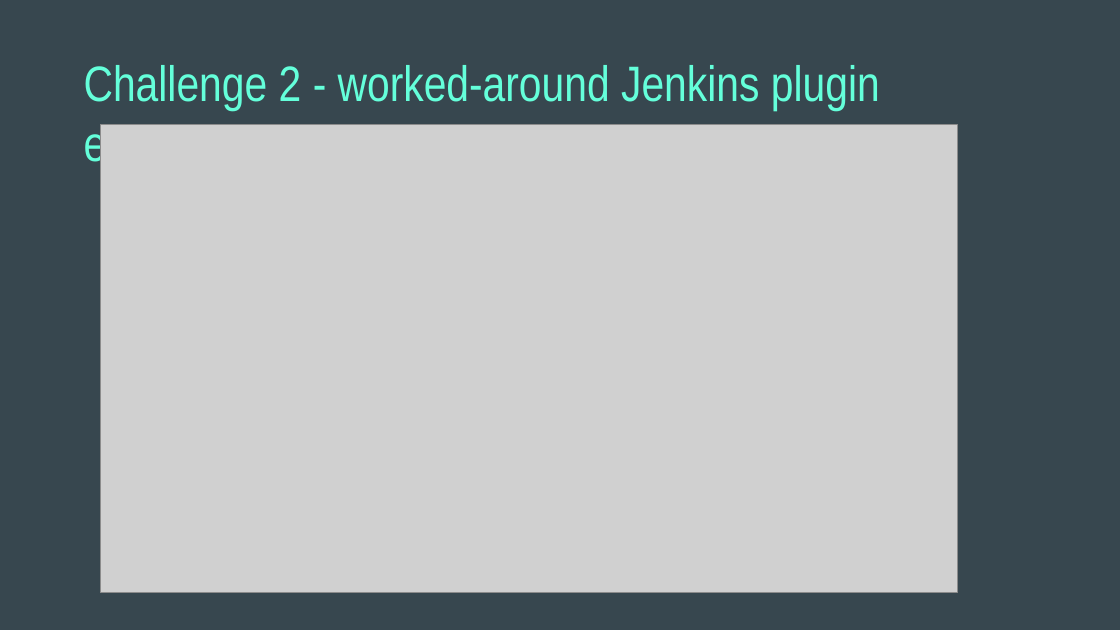
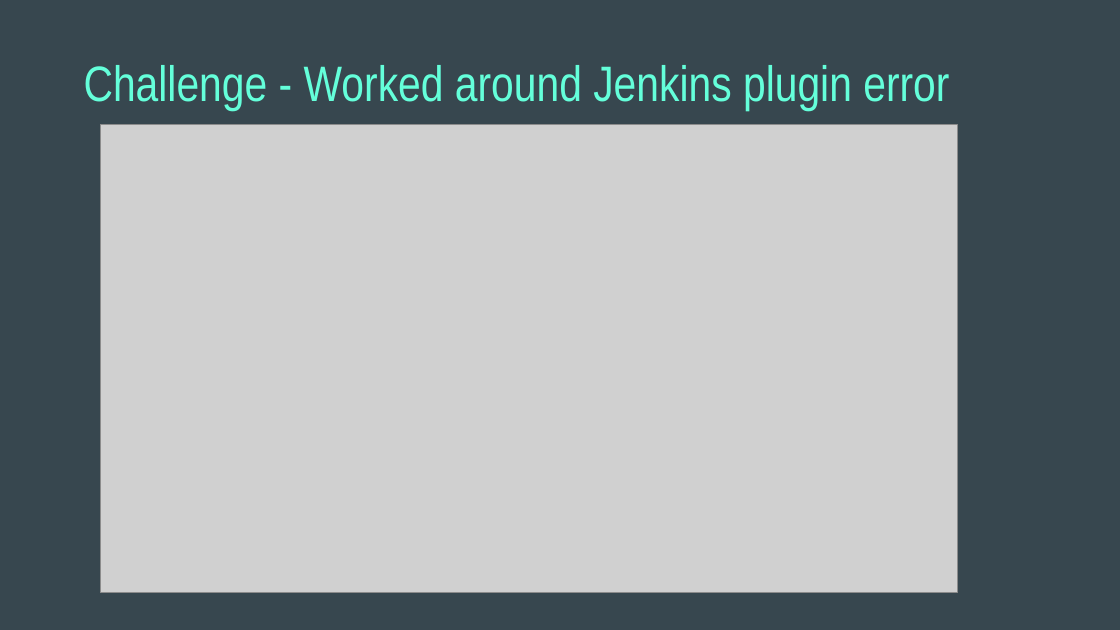
Before and after one commit to wgong/code2cloud, a slide deck: slide 6 of docs/code2cloud.pptx. Drawn at 1120x630 pixels with LibreOffice and Linux fonts; fonts in the diff are those of the drawing; grey boxes stand for pictures. Boxes give left, top, right and bottom in pixels: in the first picture for what was removed or moved away, otherwise in the second. Text is boxed around its words. In the diff, an @@ line names an element or a change of style, - is before the commit and + after.

```diff
--- a/docs/code2cloud.pptx
+++ b/docs/code2cloud.pptx
@@ title at (84,65,949,111): text changed @@
-Challenge 2 - worked-around Jenkins plugin error
+Challenge - Worked around Jenkins plugin error
```
Also in this commit, not shown: 8 other slides changed, 2 slides added, 1 other file.
